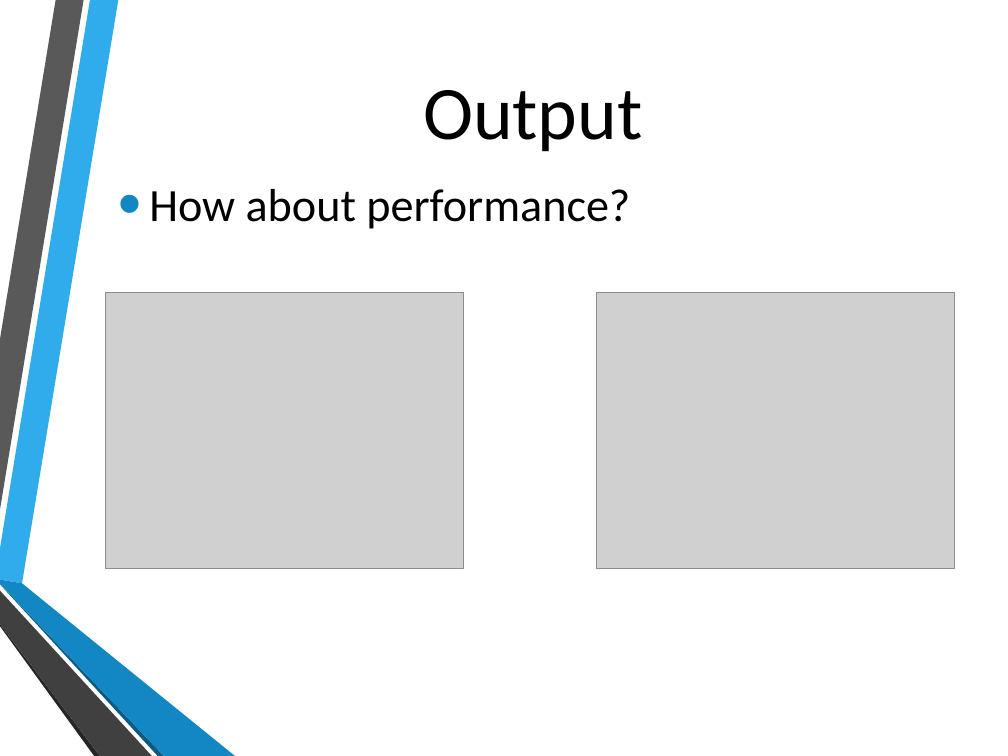
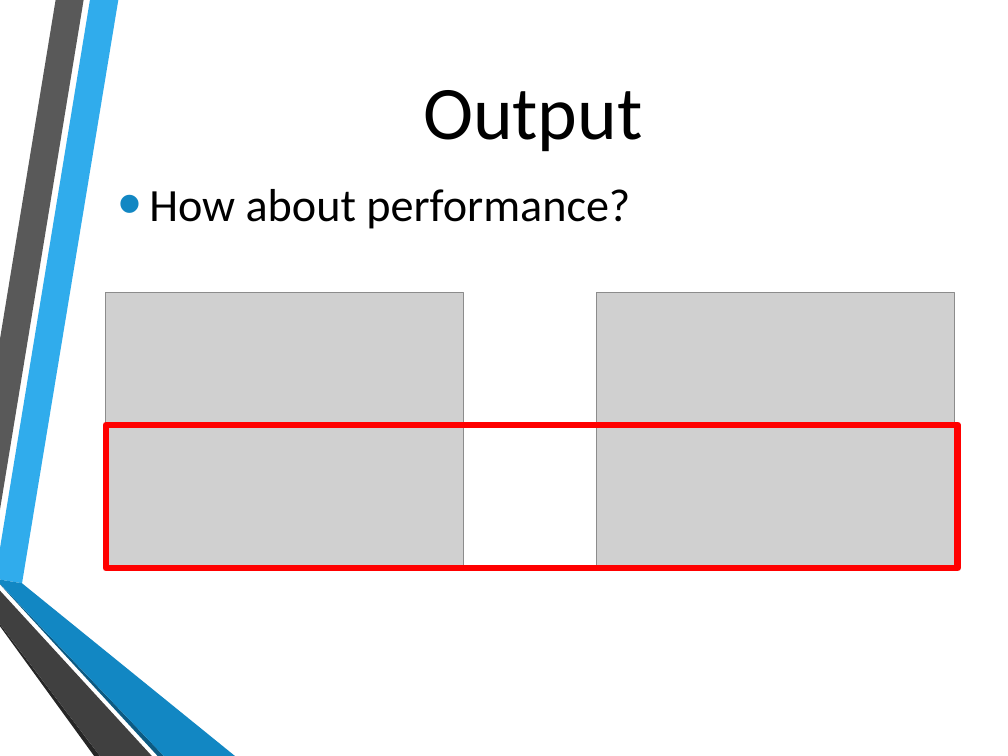
Before and after one commit to Komegaga/1052DataScience, a slide deck: slide 7 of final_project/105753032_Final_Project.pptx. Drawn at 1008x756 pixels with LibreOffice and Linux fonts; fonts in the diff are those of the drawing; grey boxes stand for pictures; background and template pictures are left out. Boxes give left, top, right and bottom in pixels: in the first picture for what was removed or moved away, otherwise in the second. Text is boxed around its words. In the diff, an @@ line names an element or a change of style, - is before the commit and + after.

```diff
--- a/final_project/105753032_Final_Project.pptx
+++ b/final_project/105753032_Final_Project.pptx
@@ rectangle added at <box>106,424,958,568</box>, outline #FF0000 4.5 pt @@
```
Also in this commit, not shown: 38 other files.
